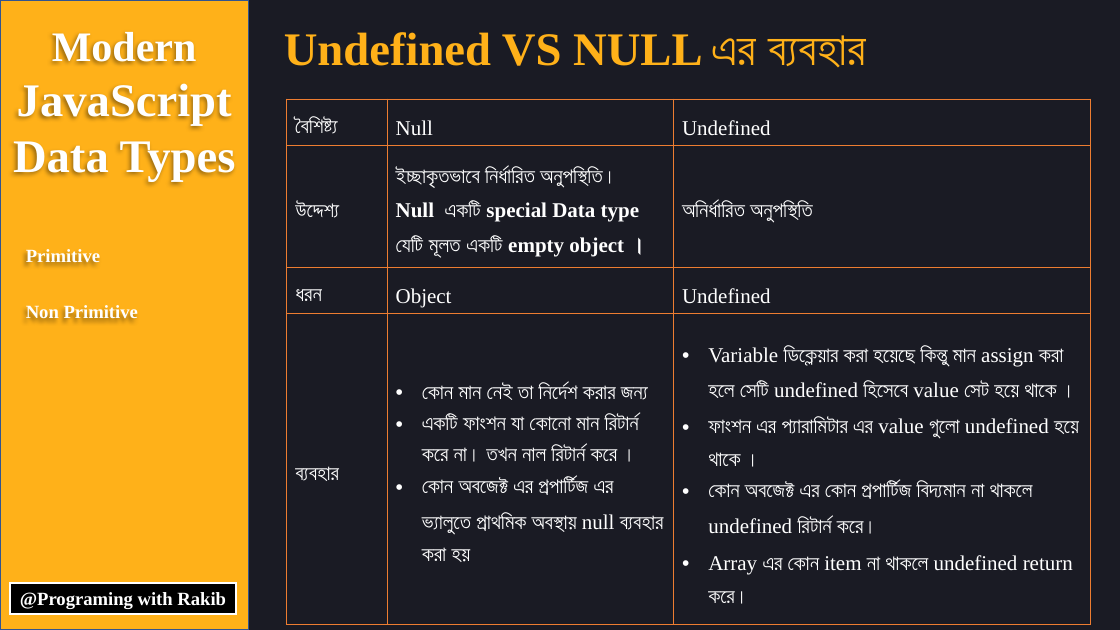
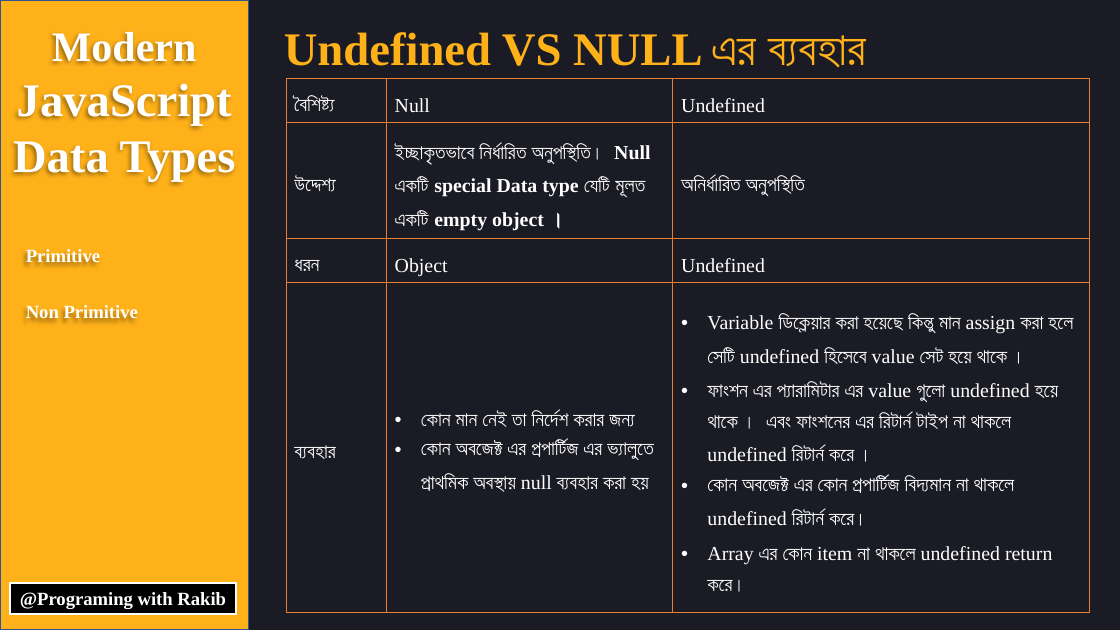
Before and after one commit to rakibmiah99/tutorial-resource, a slide deck: slide 17 of Javascript/data_types.pptx. Drawn at 1120x630 pixels with LibreOffice and Linux fonts; fonts in the diff are those of the drawing. Boxes give left, top, right and bottom in pixels: in the first picture for what was removed or moved away, otherwise in the second. Text is boxed around its words. In the diff, an @@ line names an element or a change of style, - is before the commit and + after.

```diff
--- a/Javascript/data_types.pptx
+++ b/Javascript/data_types.pptx
@@ table at [287, 79, 1090, 599] @@
-row 4, column 2: কোন মান নেই তা নির্দেশ করার জন্য / একটি ফাংশন যা কোনো মান রিটার্ন করে না। তখন নাল রিটার্ন করে । / কোন অবজেক্ট এর প্রপার্টিজ এর ভ্যালুতে প্রাথমিক অবস্থায় null ব্যবহার করা হয়
+row 4, column 2: কোন মান নেই তা নির্দেশ করার জন্য / কোন অবজেক্ট এর প্রপার্টিজ এর ভ্যালুতে প্রাথমিক অবস্থায় null ব্যবহার করা হয়
-row 4, column 3: Variable ডিক্লেয়ার করা হয়েছে কিন্তু মান assign করা হলে সেটি undefined হিসেবে value সেট হয়ে থাকে । / ফাংশন এর প্যারামিটার এর value গুলো undefined হয়ে থাকে । / কোন অবজেক্ট এর কোন প্রপার্টিজ বিদ্যমান না থাকলে undefined রিটার্ন করে। / Array এর কোন item না থাকলে undefined return করে।
+row 4, column 3: Variable ডিক্লেয়ার করা হয়েছে কিন্তু মান assign করা হলে সেটি undefined হিসেবে value সেট হয়ে থাকে । / ফাংশন এর প্যারামিটার এর value গুলো undefined হয়ে থাকে । এবং ফাংশনের এর রিটার্ন টাইপ না থাকলে undefined রিটার্ন করে । / কোন অবজেক্ট এর কোন প্রপার্টিজ বিদ্যমান না থাকলে undefined রিটার্ন করে। / Array এর কোন item না থাকলে undefined return করে।
@@ size 18 to 17 pt in "বৈশিষ্ট্য", "Null", "Undefined", "উদ্দেশ্য" and 6 more places @@
@@ table: place and size @@
-table at [287, 99, 1091, 610]
+table at [287, 79, 1090, 599]
```
Also in this commit, not shown: 15 other slides changed, 5 other files.
